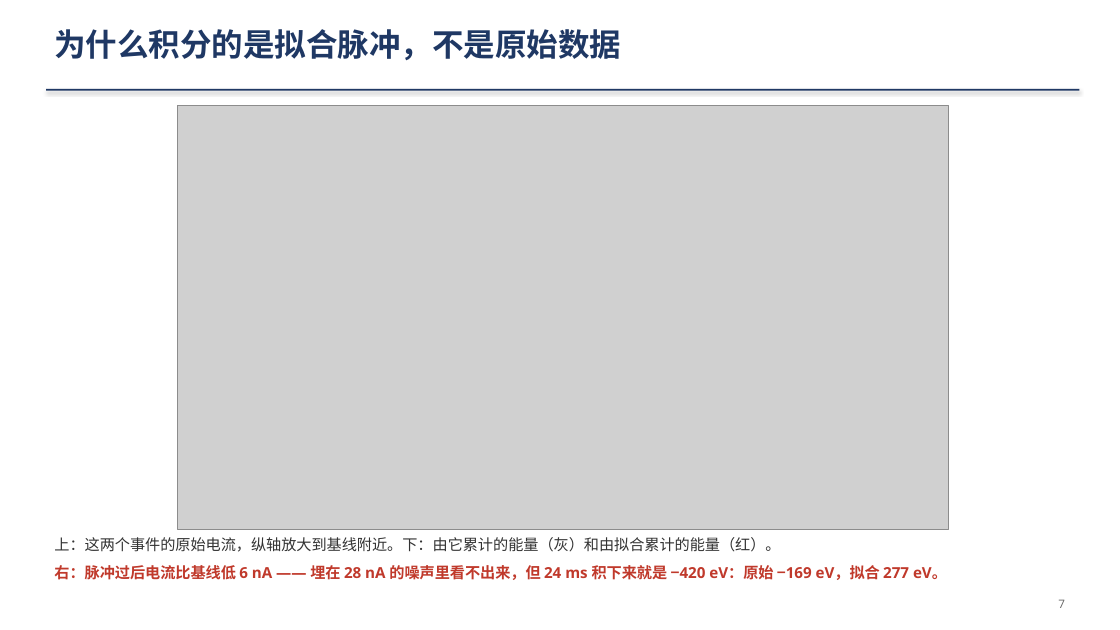
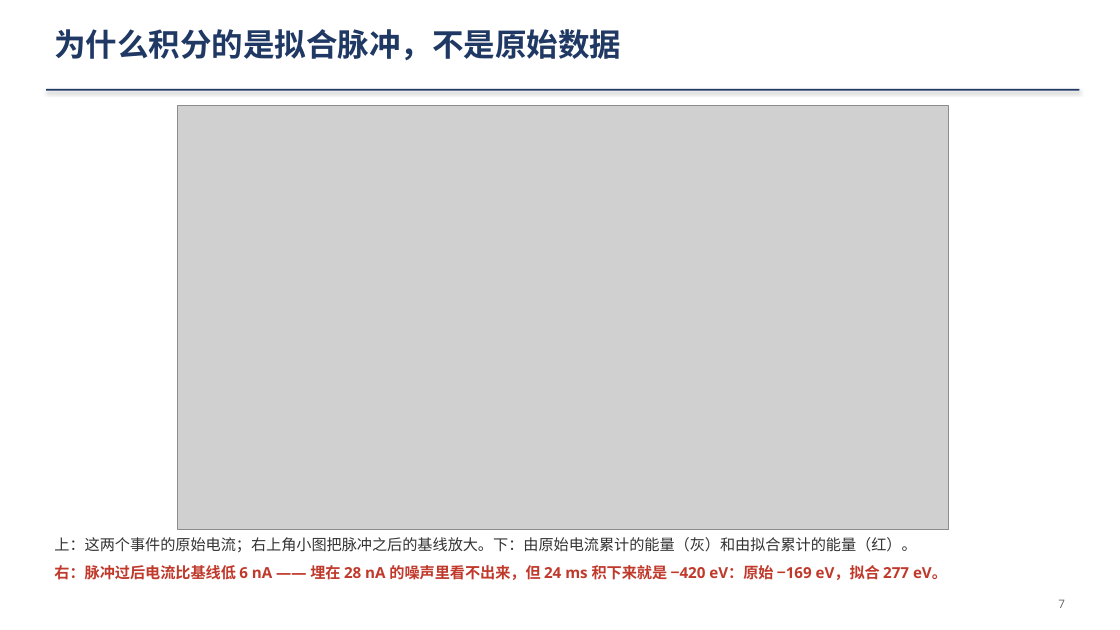
Before and after one commit to ZhihengLi0/urop, a slide deck: slide 7 of snolab/collection_efficiency/presentation/SNOLAB_R4_collection_efficiency_20260910_zh.pptx. Drawn at 1120x630 pixels with LibreOffice and Linux fonts; fonts in the diff are those of the drawing; grey boxes stand for pictures. Boxes give left, top, right and bottom in pixels: in the first picture for what was removed or moved away, otherwise in the second. Text is boxed around its words. In the diff, an @@ line names an element or a change of style, - is before the commit and + after.

```diff
--- a/snolab/collection_efficiency/presentation/SNOLAB_R4_collection_efficiency_20260910_zh.pptx
+++ b/snolab/collection_efficiency/presentation/SNOLAB_R4_collection_efficiency_20260910_zh.pptx
@@ text at (54, 537, 916, 553): text changed @@
-上：这两个事件的原始电流，纵轴放大到基线附近。下：由它累计的能量（灰）和由拟合累计的能量（红）。
+上：这两个事件的原始电流；右上角小图把脉冲之后的基线放大。下：由原始电流累计的能量（灰）和由拟合累计的能量（红）。
```
Also in this commit, not shown: 11 other files.
